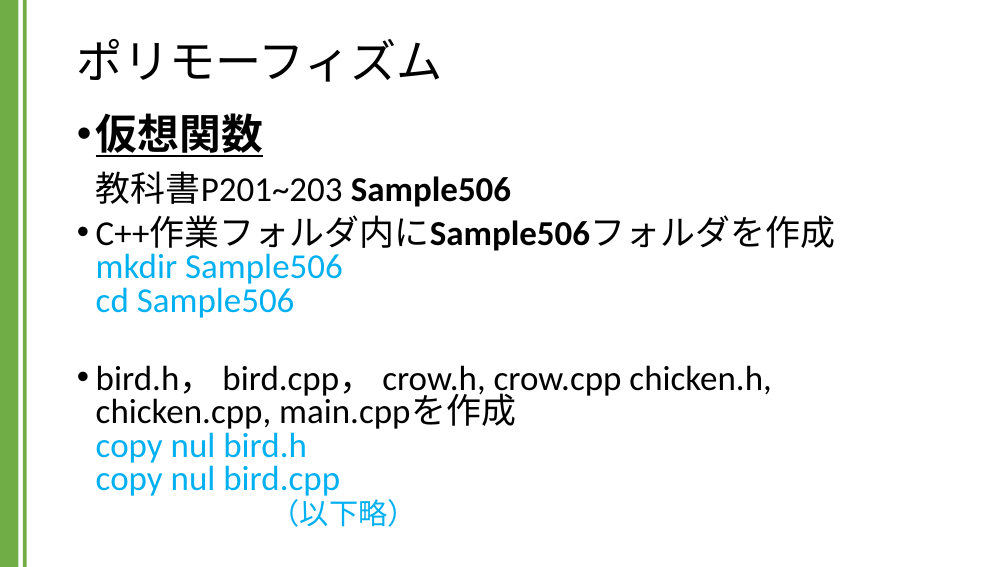
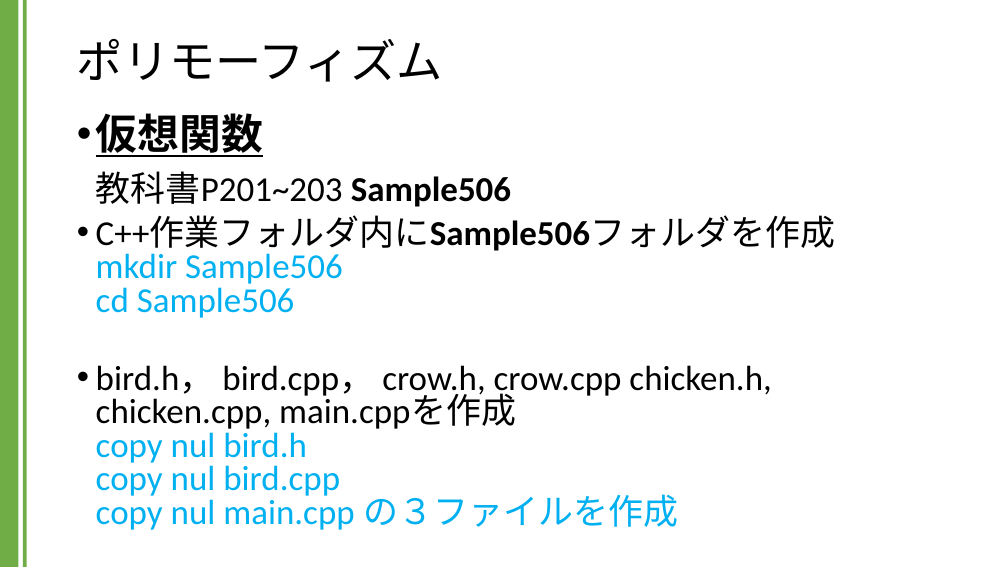
Before and after one commit to kic-murata/cpp2024, a slide deck: slide 32 of 授業資料/講義資料：継承とポリモーフィズム.pptx. Drawn at 1008x567 pixels with LibreOffice and Linux fonts; fonts in the diff are those of the drawing. Boxes give left, top, right and bottom in pixels: in the first picture for what was removed or moved away, otherwise in the second. Text is boxed around its words. In the diff, an @@ line names an element or a change of style, - is before the commit and + after.

Commit message:
講義資料

```diff
--- a/授業資料/講義資料：継承とポリモーフィズム.pptx
+++ b/授業資料/講義資料：継承とポリモーフィズム.pptx
@@ text at (96,365,771,530): text changed @@
-• bird.h， bird.cpp， crow.h, crow.cpp chicken.h, chicken.cpp, main.cppを作成
-  copy nul bird.h
-  copy nul bird.cpp
-  （以下略）
+• bird.h， bird.cpp， crow.h, crow.cpp chicken.h, chicken.cpp, main.cppを作成
+  copy nul bird.h
+  copy nul bird.cpp
+  copy nul main.cpp の３ファイルを作成
```
